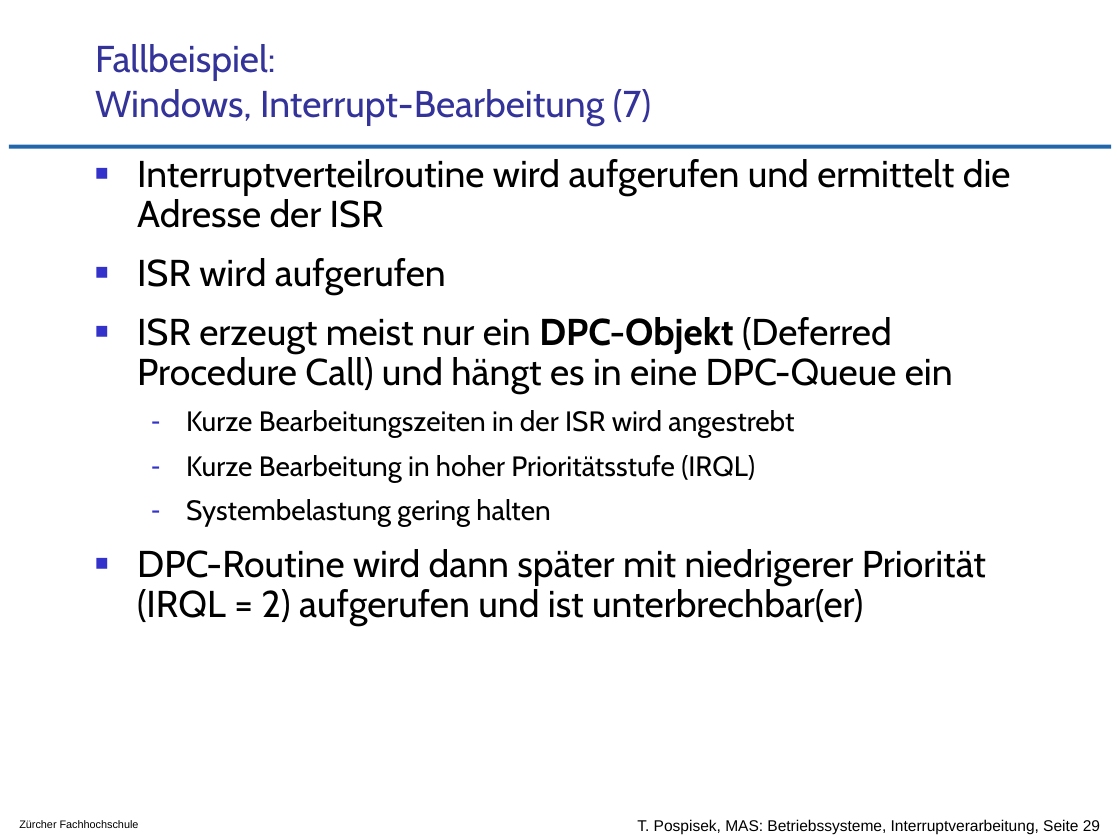
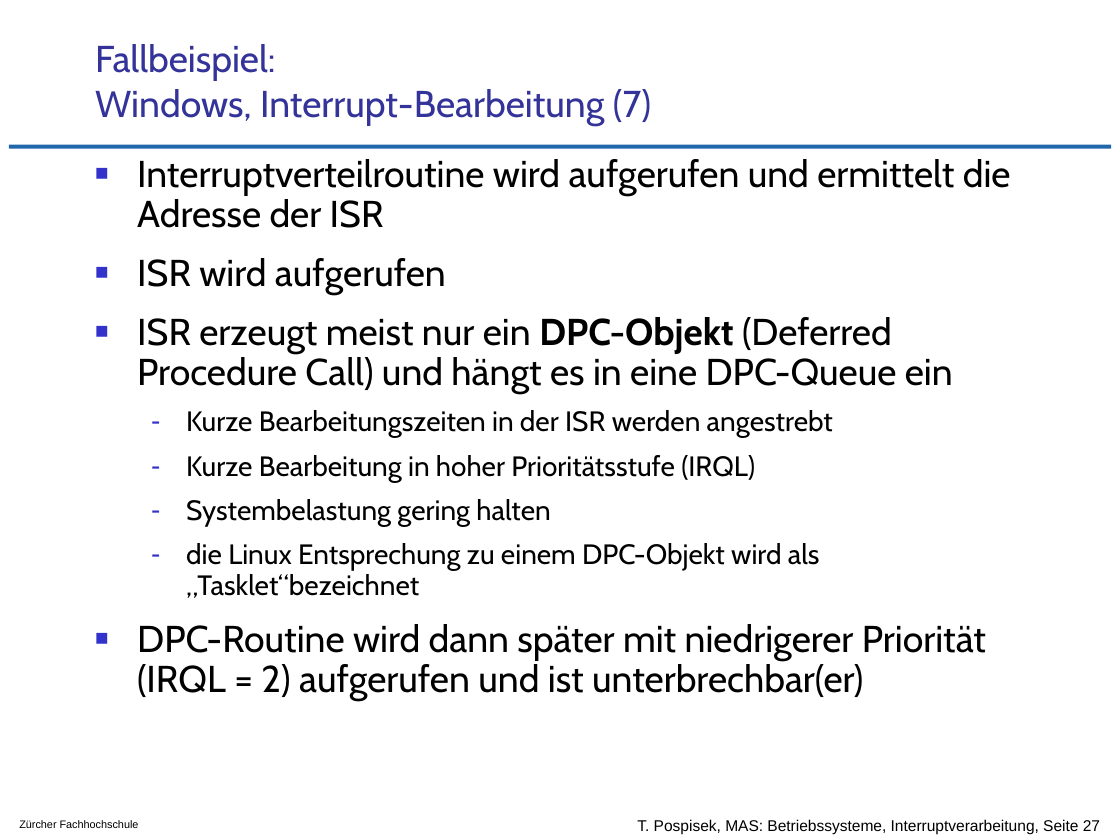
Before and after one commit to tpo/betriebssysteme, a slide deck: slide 27 of 04-3_Interruptverarbeitung_in_Betriebssystemen.odp (slide 29 before the commit). Drawn at 1120x840 pixels with LibreOffice and Linux fonts; fonts in the diff are those of the drawing; background and template pictures are left out. Boxes give left, top, right and bottom in pixels: in the first picture for what was removed or moved away, otherwise in the second. Text is boxed around its words. In the diff, an @@ line names an element or a change of style, - is before the commit and + after.

Commit message:
diverse Änderungen
S.9 farbig gemacht
S.17 vereinfacht
S.18 gelöscht und dafür S.19 erweitert
S.18/S.19 Reihenfolge vertauscht
S.22 IVT == IDT
S.23 gelöscht
S.26 irrelevantes rausgelöscht
S.27 Grammatik
S.27 Windows DPC ~= Linux Tasklet

```diff
--- a/04-3_Interruptverarbeitung_in_Betriebssystemen.odp
+++ b/04-3_Interruptverarbeitung_in_Betriebssystemen.odp
@@ text at [186, 410, 833, 438]: text changed @@
-  – Kurze Bearbeitungszeiten in der ISR wird angestrebt
+  – Kurze Bearbeitungszeiten in der ISR werden angestrebt
@@ text at [186, 543, 820, 598]: paragraph added @@
+  – die Linux Entsprechung zu einem DPC-Objekt wird als „Tasklet“bezeichnet
@@ text at [637, 819, 1100, 834]: text changed @@
-T. Pospisek, MAS: Betriebssysteme, Interruptverarbeitung, Seite 29
+T. Pospisek, MAS: Betriebssysteme, Interruptverarbeitung, Seite 27
```
Also in this commit, not shown: 6 other slides changed, 2 slides added, 4 slides removed.
